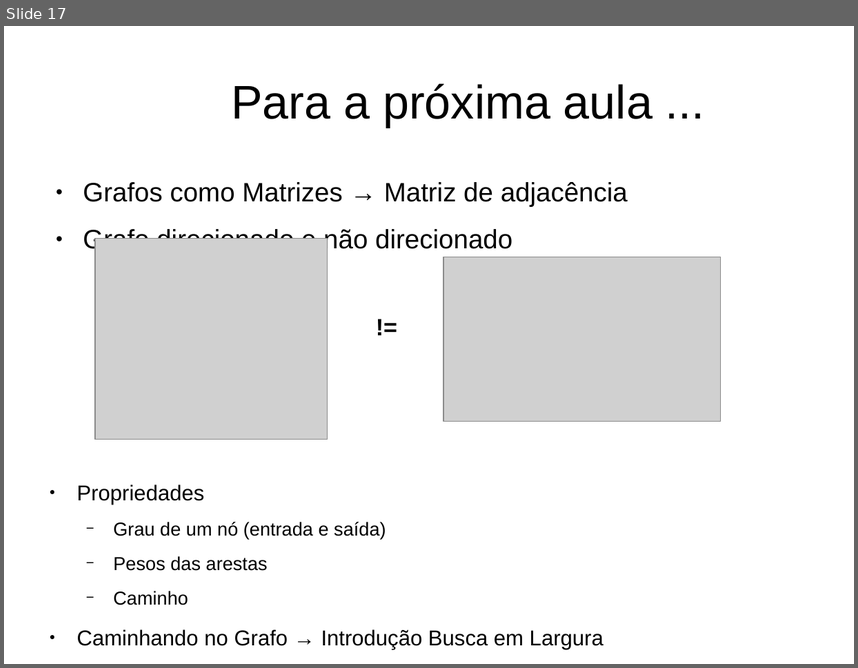
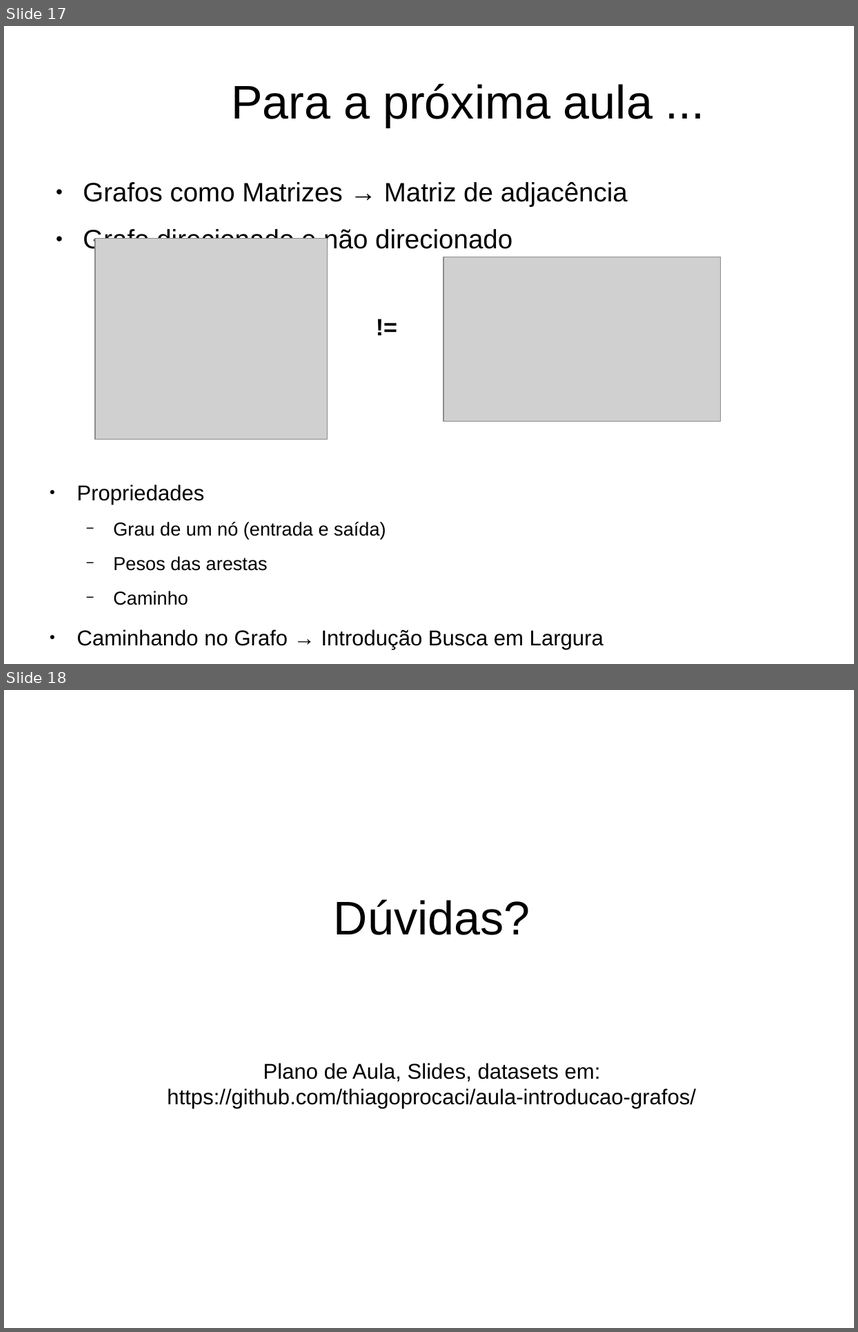
Before and after one commit to thiagoprocaci/aula-introducao-grafos, a slide deck: slides/apresentacao-infnet.odp. Shown one above the other, each under a label of ours: slide 17 before the commit, slides 17 and 18 after it. The pictures are 858x668 and 858x1332 pixels, drawn with LibreOffice and Linux fonts; fonts in the diff are those of the drawing; grey boxes stand for pictures; background and template pictures are left out. Boxes give left, top, right and bottom in pixels: in the first picture for what was removed or moved away, otherwise in the second. Text is boxed around its words. In the diff, an @@ line names an element or a change of style, - is before the commit and + after.

```diff
--- a/slides/apresentacao-infnet.odp
+++ b/slides/apresentacao-infnet.odp
@@ slide 18 added at (4,690,854,1328), background #FFFFFF @@
@@ title added at (167,899,695,1109), 20 pt, text #000000 @@
+Dúvidas?
+Plano de Aula, Slides, datasets em: https://github.com/thiagoprocaci/aula-introducao-grafos/
```
Also in this commit, not shown: 1 slide changed, 1 slide removed, 1 other file.
